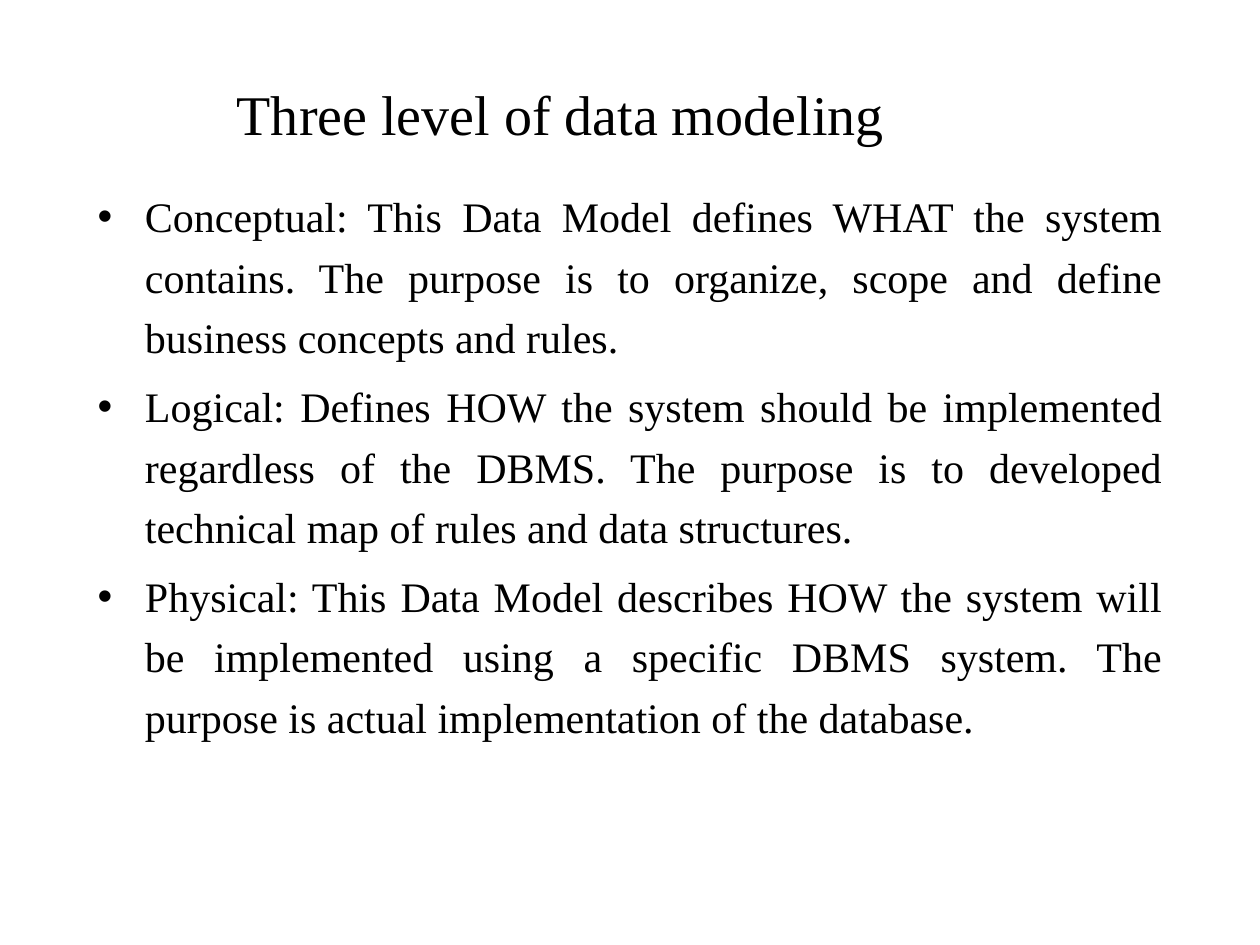
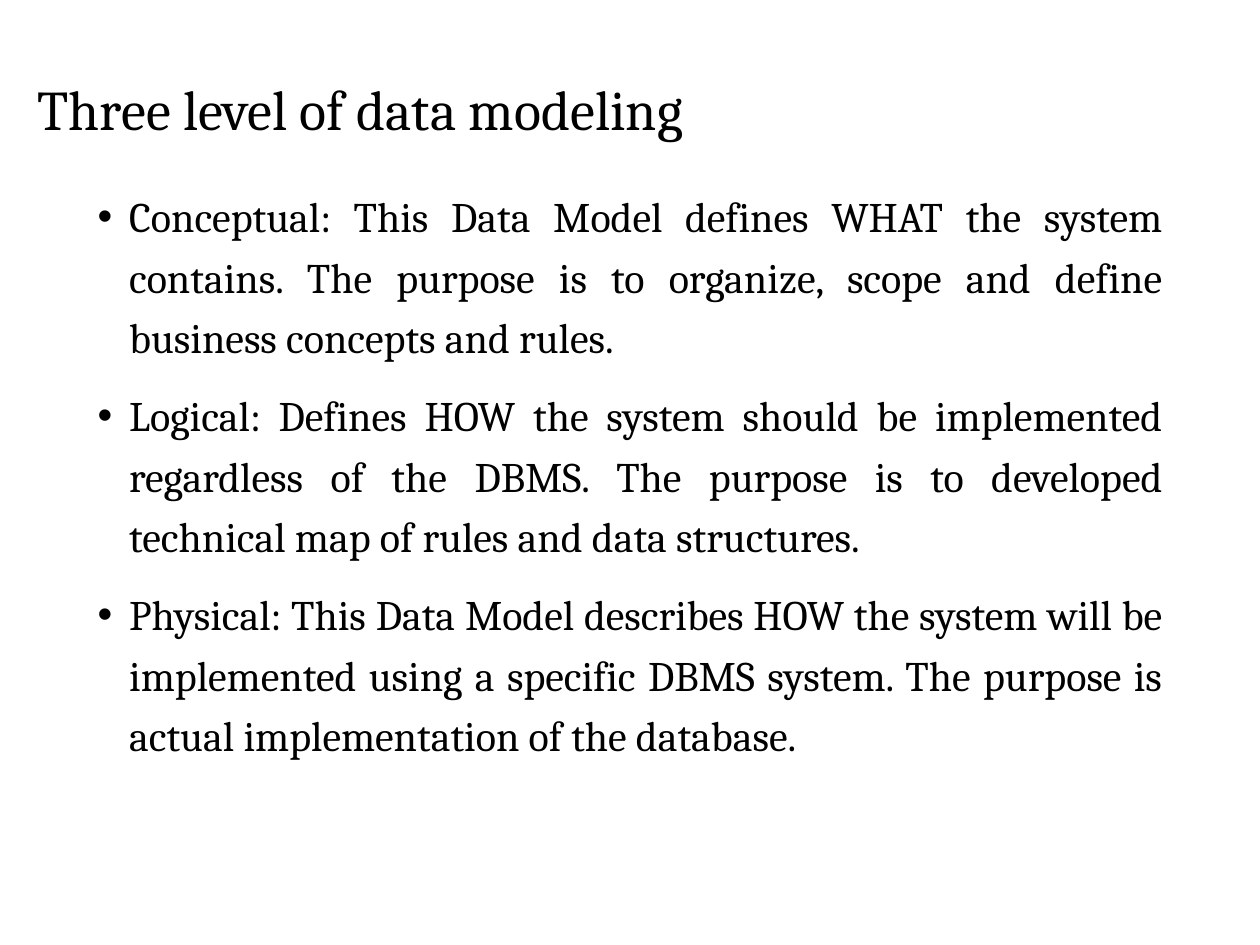
Before and after one commit to pankajfri/Training-Materials, a slide deck: slide 14 of _Old_Materials/Database Technologies/Session1.pptx. Drawn at 1260x945 pixels with LibreOffice and Linux fonts; fonts in the diff are those of the drawing; background and template pictures are left out. Boxes give left, top, right and bottom in pixels: in the first picture for what was removed or moved away, otherwise in the second. Text is boxed around its words. In the diff, an @@ line names an element or a change of style, - is before the commit and + after.

Commit message:
dbms

```diff
--- a/_Old_Materials/Database Technologies/Session1.pptx
+++ b/_Old_Materials/Database Technologies/Session1.pptx
@@ title "Three level of data modeling" at box(38, 90, 683, 143): font Times New Roman to Cambria; alignment centre to left; line spacing 1 to 0.9 @@
@@ text "Conceptual: This Data Model defines ..." at box(129, 202, 1162, 760): font Times New Roman to Cambria; indent changed; more space between paragraphs @@
```
Also in this commit, not shown: 19 other slides changed, 1 slide added, 1 slide removed, 30 other files.
